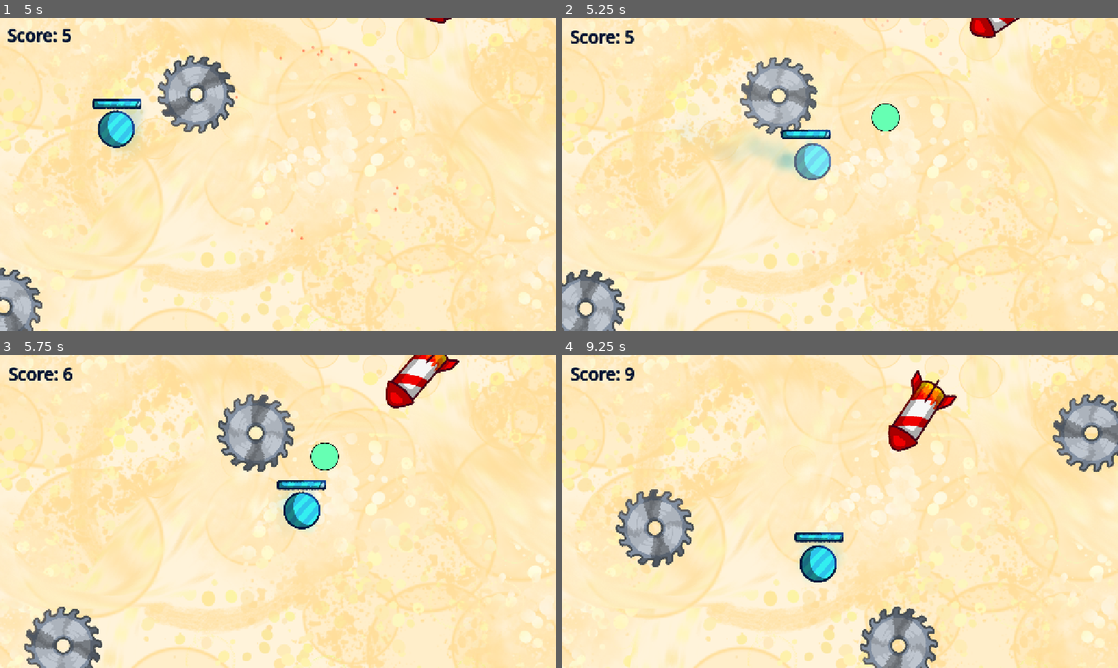
Above: before the commit, frames 1-4 (two rows, left to right).
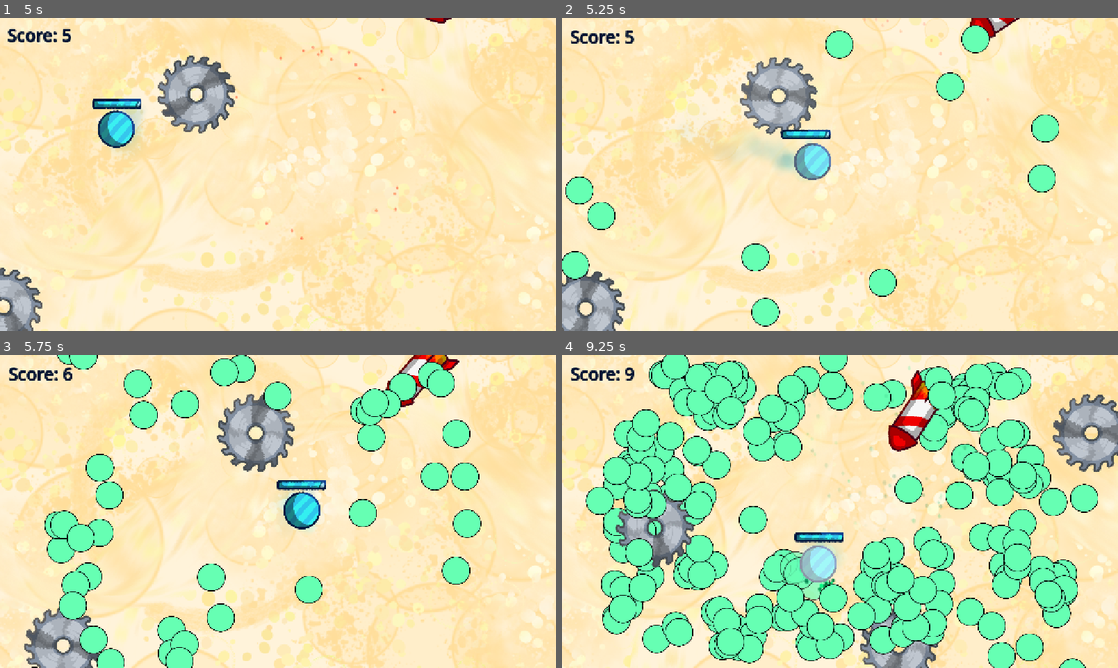
Above: after the commit, the same moments.

Repository: onebobtwobobredbobbluebob/dot-dodge-game
Game: Godot game, scene res://main/main.tscn
Two runs of this game, one before a commit and one after it. Both use one fixed random seed, a clock stepped at 60 frames per second and the inputs below.
Inputs (mouse positions are in pixels of both pictures, inside the frame that each line leads up to):
- Up to frame 1 (5 s): tap Enter at 0.5 s; move the mouse to (400, 158) at 0.52 s; hold Right 0.53-1.28 s; tap Alt at 0.6, 2.1, 3.6 s; click (400, 158) at 0.67 s; move the mouse to (166, 190) at 1.27 s; hold Down 1.28-2.03 s; tap Shift at 1.35, 2.85, 4.35 s; move the mouse to (333, 105) at 2.02 s; hold Right 2.03-2.78 s; move the mouse to (250, 237) at 2.77 s; hold Up 2.78-3.53 s; click (250, 237) at 2.92 s; move the mouse to (444, 221) at 3.52 s; hold Left from 3.53 s (still down); move the mouse to (111, 127) at 4.27 s
- Up to frame 2 (5.25 s): move the mouse to (867, 174) at 5.02 s; release Left at 5.03 s; hold Down from 5.03 s (still down); tap Alt at 5.1 s; click (867, 174) at 5.17 s
- Up to frame 3 (5.75 s): keep holding Down
- Up to frame 4 (9.25 s): move the mouse to (756, 433) at 5.77 s; release Down at 5.78 s; hold Right 5.78-6.53 s; tap Shift at 5.85, 7.35, 8.85 s; move the mouse to (962, 495) at 6.52 s; hold Up 6.53-7.28 s; tap Alt at 6.6, 8.1 s; move the mouse to (728, 527) at 7.27 s; hold Right 7.28-8.03 s; click (728, 527) at 7.42 s; move the mouse to (895, 442) at 8.02 s; hold Down 8.03-8.78 s; move the mouse to (812, 574) at 8.77 s; hold Left from 8.78 s (still down)

Frame 1 is identical in both runs. In frame 2, 4.4% of the frame differs, in the area x 0-90%, y 2-99%; in frame 3, 13%; in frame 4, 42%, in the area x 4-97%, y 0-100%.

Commit message:
heal now has particles and effect when you pick it up

Diff:
--- /dev/null
+++ b/enemies/explosion3.tscn
@@ -0,0 +1,35 @@
+[gd_scene format=3 uid="uid://dgi5ytttdu1km"]
+
+[ext_resource type="Script" uid="uid://blc0uhalrxn1r" path="res://enemies/explosion.gd" id="1_jre5e"]
+[ext_resource type="Texture2D" uid="uid://f6vcvrybpkr2" path="res://assets/particle_1.png" id="2_286rs"]
+
+[sub_resource type="Gradient" id="Gradient_ovo5l"]
+colors = PackedColorArray(1, 1, 1, 1, 1, 1, 1, 0)
+
+[sub_resource type="Gradient" id="Gradient_1vlv1"]
+offsets = PackedFloat32Array(0, 0.12972973, 1)
+colors = PackedColorArray(0.3685, 0.5076501, 0.55, 1, 0.39, 0.39, 0.39, 1, 1, 1, 1, 1)
+
+[node name="Explosion2" type="Node2D" unique_id=1987168652]
+script = ExtResource("1_jre5e")
+
+[node name="CPUParticles2D" type="CPUParticles2D" parent="." unique_id=1812128018]
+emitting = false
+amount = 20
+texture = ExtResource("2_286rs")
+one_shot = true
+explosiveness = 0.9
+emission_shape = 1
+emission_sphere_radius = 10.0
+spread = 180.0
+gravity = Vector2(0, 0)
+initial_velocity_min = 180.0
+initial_velocity_max = 270.0
+linear_accel_min = 4.0
+linear_accel_max = 5.0
+damping_min = 170.0
+damping_max = 170.0
+scale_amount_max = 1.5
+color = Color(0, 1, 0.51666665, 1)
+color_ramp = SubResource("Gradient_ovo5l")
+color_initial_ramp = SubResource("Gradient_1vlv1")
--- a/enemies/heal.gd
+++ b/enemies/heal.gd
@@ -1,18 +1,22 @@
 extends Area2D
 
 class_name Health
-const EXPLOSION = preload("uid://brk38ev5nd2cg")
+const EXPLOSION = preload("uid://dgi5ytttdu1km")
 var mode: int = randi_range(1, 4)
 var speed: float = 3
 var angular_vel: float = 3
 var damage_cooldown: float = 0
 var flash: float = 0
 var target_position: Vector2
+var starting_position: Vector2
+var alive: bool = true
 func _ready() -> void:
-	target_position = Vector2(randf_range(-GameState.CENTER.x * 0.9, GameState.CENTER.x * 0.9), randf_range(-GameState.CENTER.y * 0.9, GameState.CENTER.y * 0.9))
+	find_spawn()
+	#target_position = Vector2(randf_range(-GameState.CENTER.x * 0.9, GameState.CENTER.x * 0.9), randf_range(-GameState.CENTER.y * 0.9, GameState.CENTER.y * 0.9))
 	while (target_position - GameState.player.position).length() < 300:
-		target_position = Vector2(randf_range(-GameState.CENTER.x * 0.9, GameState.CENTER.x * 0.9), randf_range(-GameState.CENTER.y * 0.9, GameState.CENTER.y * 0.9))
-
+		#target_position = Vector2(randf_range(-GameState.CENTER.x * 0.9, GameState.CENTER.x * 0.9), randf_range(-GameState.CENTER.y * 0.9, GameState.CENTER.y * 0.9))
+		find_spawn()
+func find_spawn():
 	if mode == 1:
 		position = Vector2(GameState.CENTER.x + 80, randf_range(-GameState.CENTER.y, GameState.CENTER.y))
 	elif mode == 2:
@@ -22,34 +26,44 @@
 	else:
 		position = Vector2(randf_range(-GameState.CENTER.x, GameState.CENTER.x), -(GameState.CENTER.y + 80))
 
+	var to_center: Vector2 = (Vector2(0, 0) - position)
+	to_center = randf_range(to_center.length() * 0.28, to_center.length() * 0.8) * to_center.normalized()
+	target_position = position + to_center
+
 func _physics_process(delta: float) -> void:
-	position = lerp(position, target_position, 1 - pow(0.00005, delta))
-	position = lerp(position, target_position, 1 - pow(0.00005, delta))
-	if abs(position.x) > (GameState.CENTER.x + 100):
-		#print("dedx")
-		queue_free()
-	if abs(position.y) > (GameState.CENTER.y + 100):
-		#print("dedy")
-		queue_free()
+	if alive:
+		position = lerp(position, target_position, 1 - pow(0.00005, delta))
+		if abs(position.x) > (GameState.CENTER.x + 100):
+			#print("dedx")
+			queue_free()
+		if abs(position.y) > (GameState.CENTER.y + 100):
+			#print("dedy")
+			queue_free()
 
-	if get_overlapping_bodies().has(GameState.player):
-		#print("nji4hufbwejh4e")
-		GameState.player.get_hit(-10, 0.7)
-		delete()
-		#GameState.camera.shake += 3
-		#damage_cooldown = 0.1
-		#flash = 0.3
-	#damage_cooldown -= delta
-	#rotation_degrees += angular_vel
+		if get_overlapping_bodies().has(GameState.player):
+			#print("nji4hufbwejh4e")
+			GameState.player.get_hit(-10, 0.7)
+			delete()
+			#GameState.camera.shake += 3
+			#damage_cooldown = 0.1
+			#flash = 0.3
+		#damage_cooldown -= delta
+		#rotation_degrees += angular_vel
 
-	flash = lerp(flash, 0.0, 1 - pow(0.000005, delta))
-	$Sprite2D/Sprite2D.modulate.a = flash
+		flash = lerp(flash, 0.0, 1 - pow(0.000005, delta))
+		$Sprite2D/Sprite2D.modulate.a = flash
+	else:
+		$Sprite2D.self_modulate.a -= delta * 5
+		$Sprite2D.scale += Vector2(1, 1) * delta
+		if $Sprite2D.self_modulate.a <= 0:
+			queue_free()
+
 
 func delete():
+	alive = false
 	var explosion = EXPLOSION.instantiate()
 	explosion.position = position
 	explosion.position += transform.x * 30
 	#GameState.camera.shake += 30
 	#GameState.camera.zoom = Vector2(0.9, 0.9)
 	add_sibling(explosion)
-	queue_free()
--- a/world/world.gd
+++ b/world/world.gd
@@ -21,8 +21,8 @@
 	if timer2 > goal2:
 		var heal = HEAL.instantiate()
 		$Enemies.add_child(heal)
-		goal2 = randf_range(10, 40)
-		timer2 = 0
+		#goal2 = randf_range(10, 40)
+		#timer2 = 0
 
 	timer += delta
 	timer2 += delta
